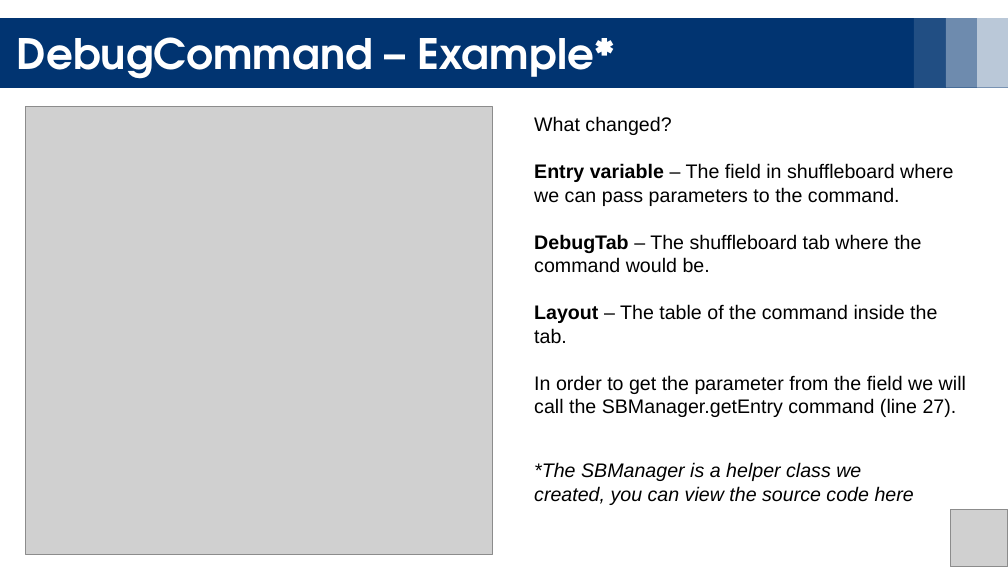
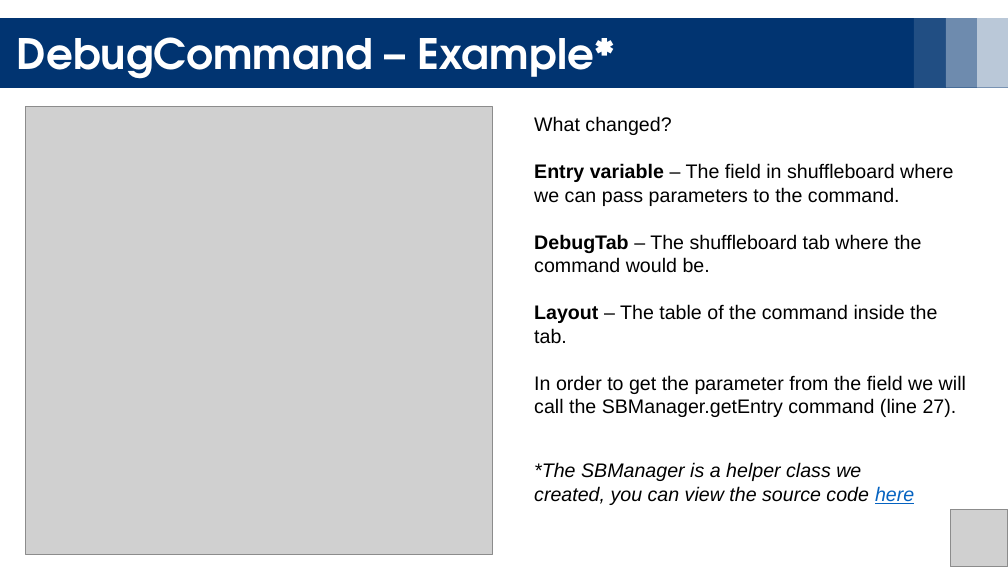
Before and after one commit to YoavRozov/FRC-Programming-Intro, a slide deck: slide 7 of Chapter 2 - Subsystems&Commands/WPIlibCommandBasedRobot.pptx. Drawn at 1008x567 pixels with LibreOffice and Linux fonts; fonts in the diff are those of the drawing; grey boxes stand for pictures. Boxes give left, top, right and bottom in pixels: in the first picture for what was removed or moved away, otherwise in the second. Text is boxed around its words. In the diff, an @@ line names an element or a change of style, - is before the commit and + after.

Commit message:
Updated a link inside chapter 2

```diff
--- a/Chapter 2 - Subsystems&Commands/WPIlibCommandBasedRobot.pptx
+++ b/Chapter 2 - Subsystems&Commands/WPIlibCommandBasedRobot.pptx
@@ text "*The SBManager is a helper ..." at [534, 462, 914, 505]: text colour #000000 to #0563C1, underline on in "here" @@
```
